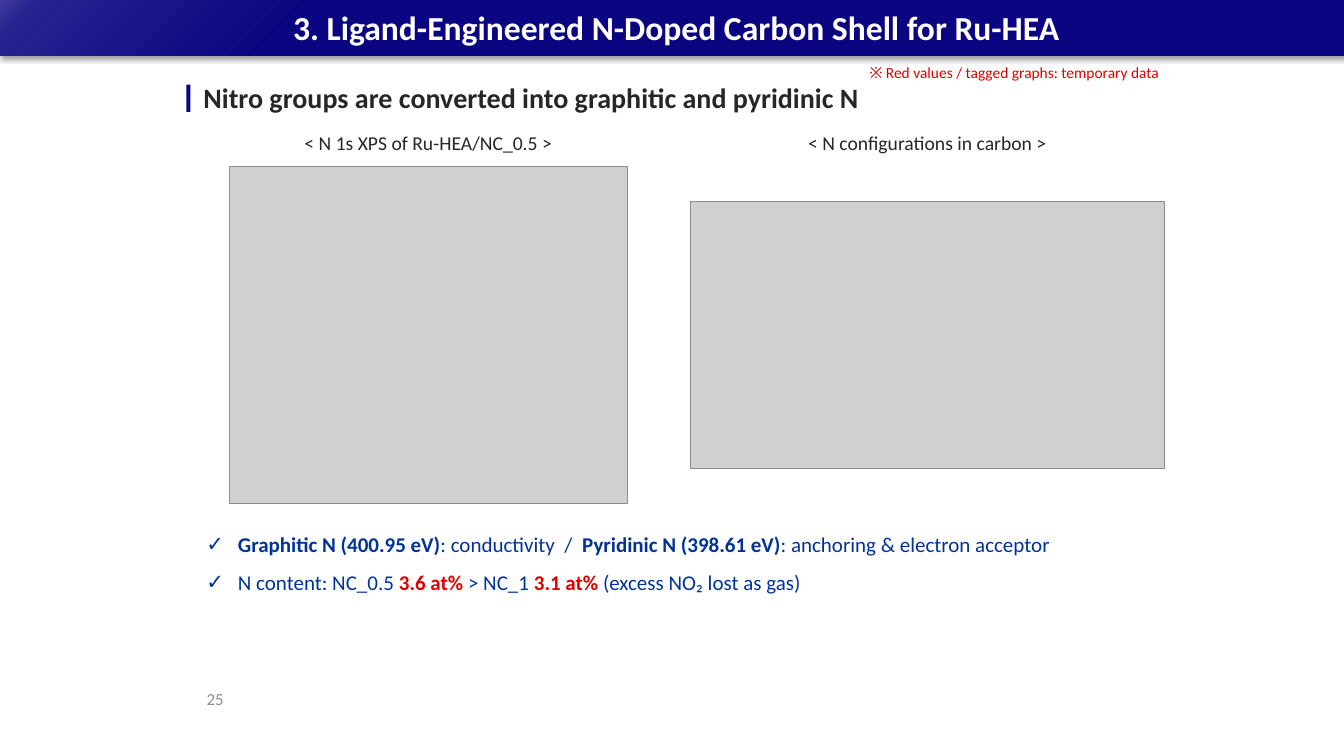
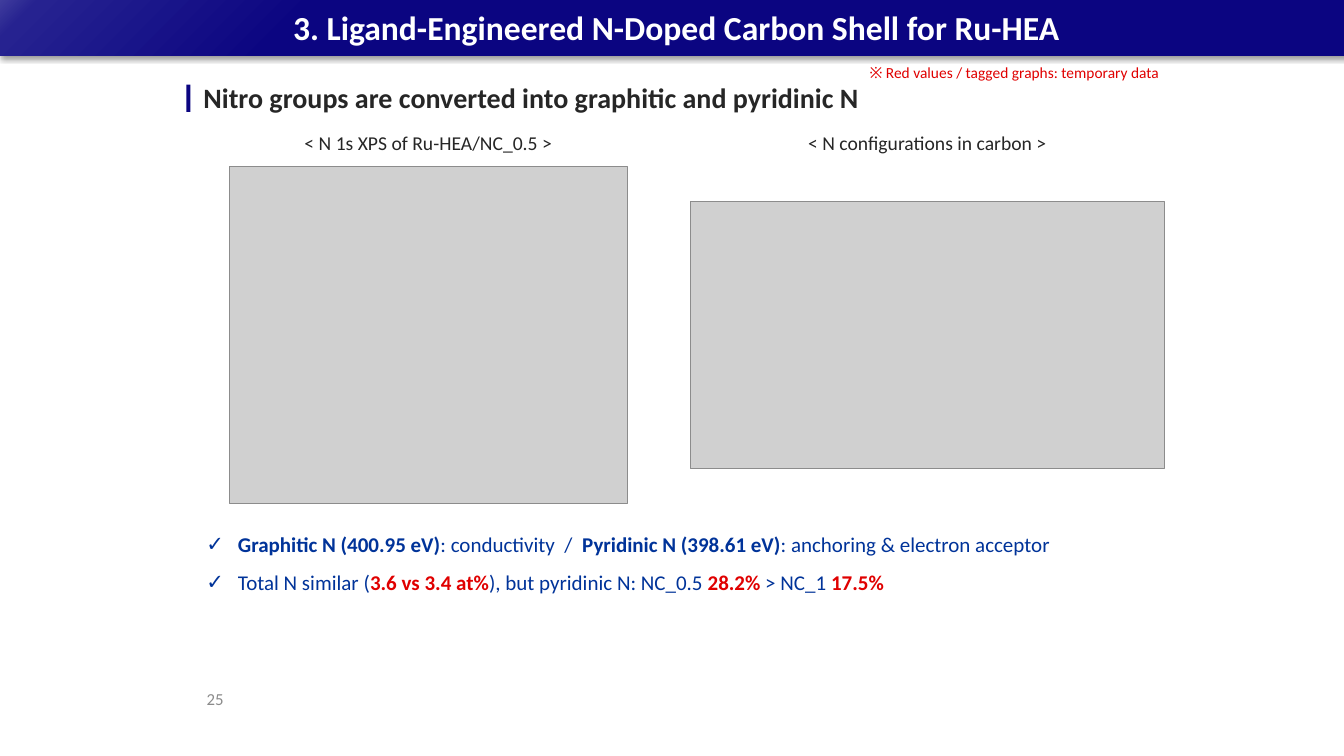
Before and after one commit to limsj0204/letter, a slide deck: slide 25 of 학위논문_디펜스_발표자료.pptx. Drawn at 1344x756 pixels with LibreOffice and Linux fonts; fonts in the diff are those of the drawing; grey boxes stand for pictures. Boxes give left, top, right and bottom in pixels: in the first picture for what was removed or moved away, otherwise in the second. Text is boxed around its words. In the diff, an @@ line names an element or a change of style, - is before the commit and + after.

```diff
--- a/학위논문_디펜스_발표자료.pptx
+++ b/학위논문_디펜스_발표자료.pptx
@@ text at (238, 575, 884, 594): text changed @@
-✓ N content: NC_0.5 3.6 at% > NC_1 3.1 at% (excess NO₂ lost as gas)
+✓ Total N similar (3.6 vs 3.4 at%), but pyridinic N: NC_0.5 28.2% > NC_1 17.5%
```
Also in this commit, not shown: 2 other slides changed, 1 slide added, 1 other file.
